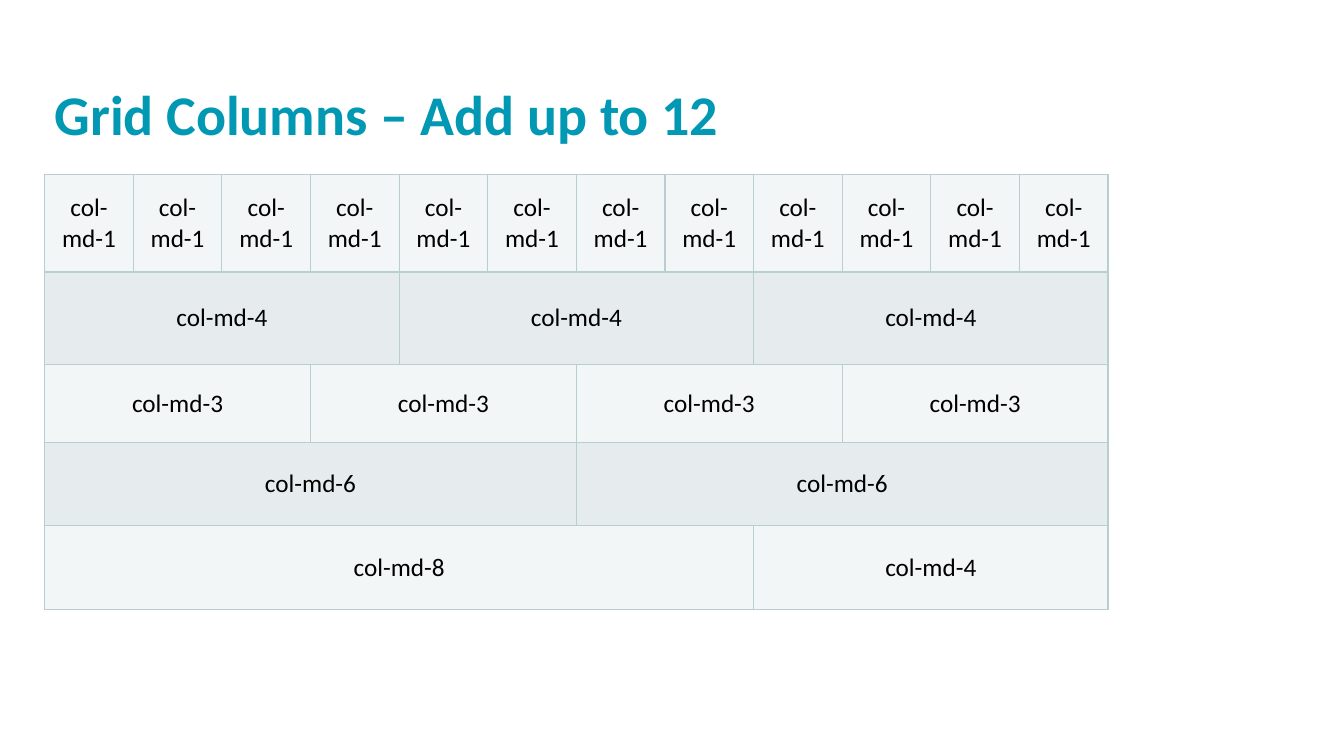
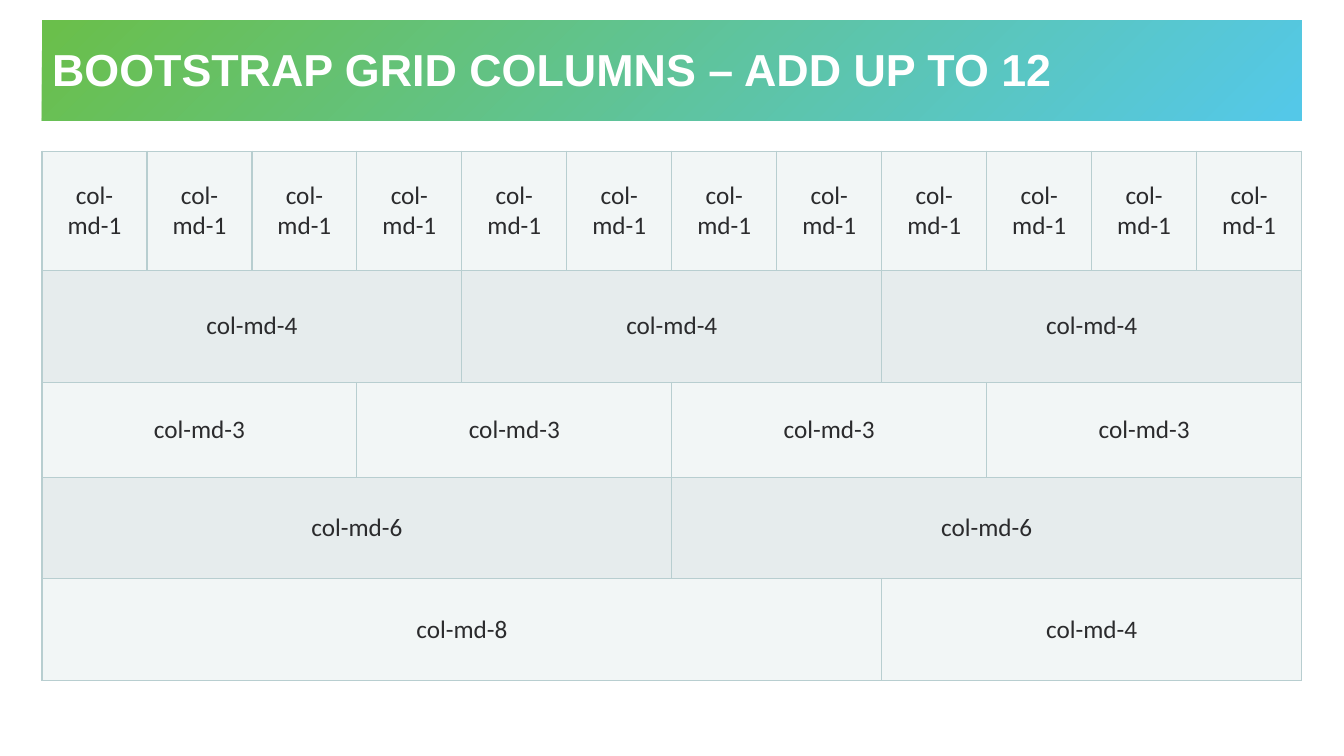
Before and after one commit to hytechclub/web-101, a slide deck: slide 10 of Week08/ResponsiveDesign.pptx. Drawn at 1344x756 pixels with LibreOffice and Linux fonts; fonts in the diff are those of the drawing; background and template pictures are left out. Boxes give left, top, right and bottom in pixels: in the first picture for what was removed or moved away, otherwise in the second. Text is boxed around its words. In the diff, an @@ line names an element or a change of style, - is before the commit and + after.

```diff
--- a/Week08/ResponsiveDesign.pptx
+++ b/Week08/ResponsiveDesign.pptx
@@ title "BOOTSTRAP GRID COLUMNS – ADD ...": place and size @@
-title "BOOTSTRAP GRID COLUMNS – ADD ..." at bbox=[55, 95, 719, 144]
+title "BOOTSTRAP GRID COLUMNS – ADD ..." at bbox=[42, 20, 1303, 121]
@@ title "BOOTSTRAP GRID COLUMNS – ADD ..." at bbox=[42, 20, 1303, 121]: vertical alignment top to middle; fill none to gradient #6ABF4B to #54C8E8 @@
@@ title at bbox=[52, 54, 1051, 87]: text changed; size 40 to 32 pt; font Calibri to Arial; text colour #0098B2 to #FFFFFF @@
-Grid Columns – Add up to 12
+BOOTSTRAP GRID COLUMNS – ADD UP TO 12
@@ table at bbox=[42, 151, 1301, 681] @@
@@ text colour #000000 to #2B2B2D @@
@@ table: place and size @@
-table at bbox=[44, 174, 1109, 610]
+table at bbox=[42, 151, 1301, 681]
```
Also in this commit, not shown: 10 other slides changed, 2 other files.
